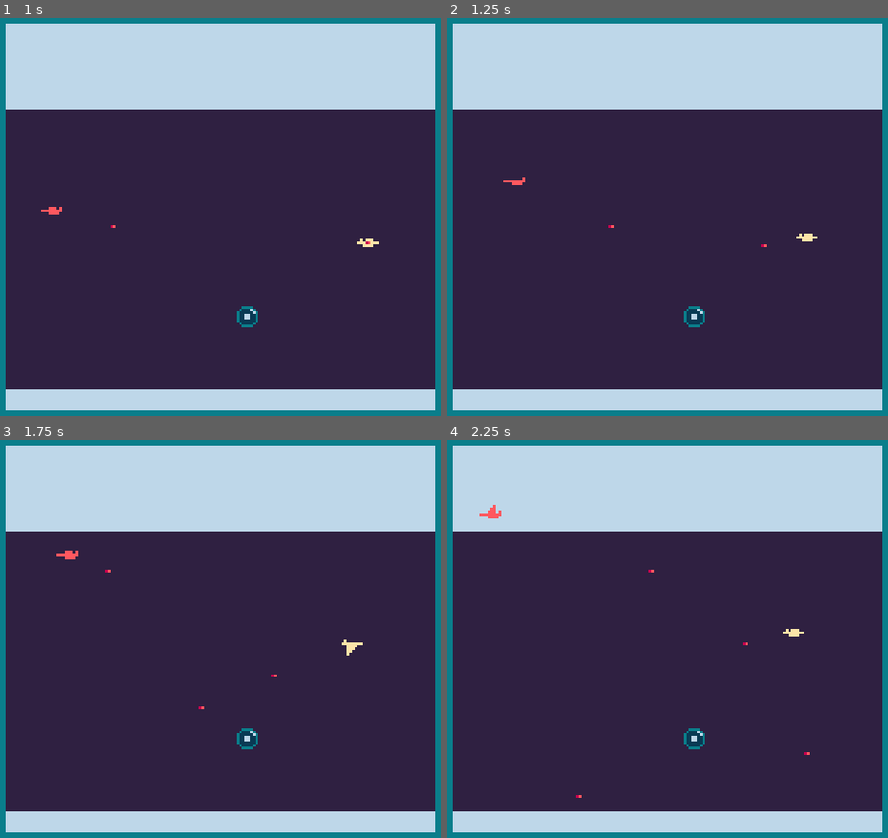
Above: before the commit, frames 1-4 (two rows, left to right).
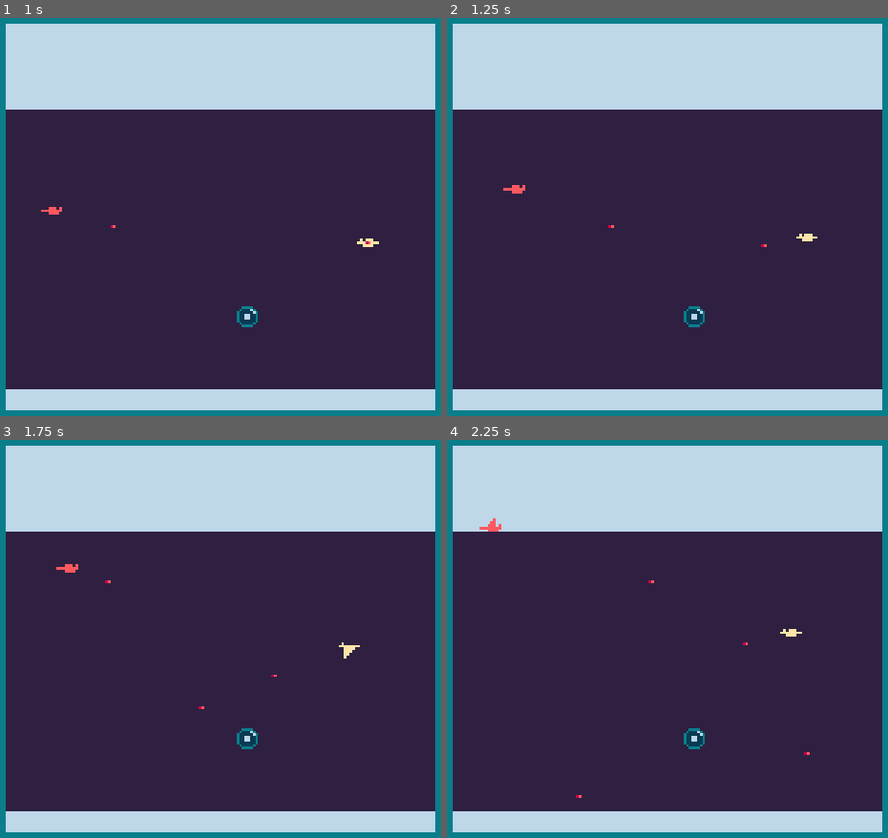
Above: after the commit, the same moments.

Repository: SmallConfusion/Redbird
Game: Godot game, scene res://main.tscn
The game is run twice, just before and just after one commit, with the same random seed, the same clock (stepped at 60 frames per second) and the same inputs. Sound files missing from this copy of the repository are replaced by a short silence.
Inputs:
- Up to frame 1 (1 s): hold Right (Right) from 0.53 s (still down); hold Z (Fire) from 0.53 s (still down); tap Up (Flap) at 0.77, 0.8 s
- Up to frame 2 (1.25 s): keep holding Right (Right); keep holding Z (Fire); tap Up (Flap) at 1.07 s
- Up to frame 3 (1.75 s): release Right (Right) at 1.28 s; release Z (Fire) at 1.28 s; hold Left (Left) from 1.28 s (still down); tap Up (Flap) at 1.35, 1.52 s; tap Z (Fire) at 1.55 s
- Up to frame 4 (2.25 s): tap Up (Flap) at 1.82 s; release Left (Left) at 2.03 s; hold Right (Right) from 2.03 s (still down); hold Down (Fall) from 2.03 s (still down)

Frame 1 is identical in both runs. In frame 2, 0.1% of the frame differs, in the area x 12-18%, y 40-45%; in frame 3, 0.2%, in the area x 12-83%, y 27-55%; in frame 4, 0.2%.

Commit message:
added cooldowns

Diff:
--- a/default_bus_layout.tres
+++ b/default_bus_layout.tres
@@ -9,7 +9,7 @@
 bus/1/send = &"Master"
 bus/2/name = &"music"
 bus/2/solo = false
-bus/2/mute = false
+bus/2/mute = true
 bus/2/bypass_fx = false
 bus/2/volume_db = -3.76831
 bus/2/send = &"Master"
--- a/game/Player/player.gd
+++ b/game/Player/player.gd
@@ -18,29 +18,60 @@
 
 var hole_velocity := Vector2(0, 0)
 
+var flap_timer := 0.0
+var flap_cooldown := 0.5
+var flap_cache = false
+
+var shoot_timer := 0.0
+var shoot_cooldown := 1.0
+var shoot_cache := false
+
+var max_input_cache := 0.2
+
 @export var bullet_scene : PackedScene
 @export var fire_sound : AudioStream
 
 @onready var game_scene := $"../"
 
-func _physics_process(_delta):
-	_get_accel()
+func _physics_process(delta):
+	_get_accel(delta)
 	_apply_velocity()
-	_fire()
+	_fire(delta)
 
 
 func hit(_damage):
 	queue_free()
 
-func _fire():
-	if Input.is_action_just_pressed("Fire"):
+func _fire(delta):
+	shoot_timer -= delta
+
+	if (Input.is_action_pressed("Fire") or shoot_cache) and shoot_timer <= 0:
+		shoot_timer = shoot_cooldown
+		shoot_cache = false
+
 		var instance = bullet_scene.instantiate()
 		instance.position = position
 		game_scene.add_child(instance)
 		SoundManager.play("player", "fire")
+	elif Input.is_action_just_pressed("Fire") and shoot_timer <= max_input_cache:
+		shoot_cache = true
 
 
-func _get_accel():
+func _flap(delta):
+	flap_timer -= delta
+
+	if (Input.is_action_pressed("Flap") or flap_cache) and flap_timer <= 0:
+		flap_timer = flap_cooldown
+		flap_cache = false
+
+		accel.y = -velocity.y - flap_accel
+		$AnimatedSprite2D.play("flap")
+		SoundManager.play("player", "flap")
+	elif Input.is_action_just_pressed("Flap") and flap_timer <= max_input_cache:
+		flap_cache = true
+
+
+func _get_accel(delta):
 	accel = Vector2(0, 0)
 
 	if Input.is_action_just_pressed("Fall"):
@@ -53,11 +84,7 @@
 	else:
 		accel.y += gravity
 
-	if Input.is_action_just_pressed("Flap"):
-		accel.y = -velocity.y - flap_accel
-		$AnimatedSprite2D.play("flap")
-		SoundManager.play("player", "flap")
-
+	_flap(delta)
 
 	accel.x = Input.get_axis("Left", "Right") * horizontal_accel
 
--- a/main.gd
+++ b/main.gd
@@ -15,4 +15,4 @@
 
 
 func on_music_manager_updated():
-	MusicManager.play("music", "main")
+	MusicManager.play("music", "main", 0)
Not shown: 2 places in game/enemy/basic_enemy.tscn that only renumber resources
